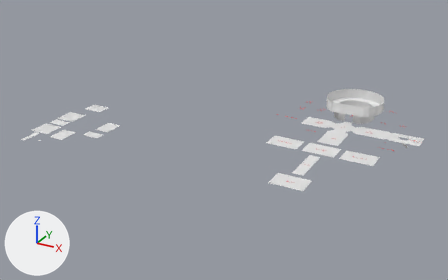
Two versions of the Blender file Assets/Models/ShaderCastle.blend, one commit apart.
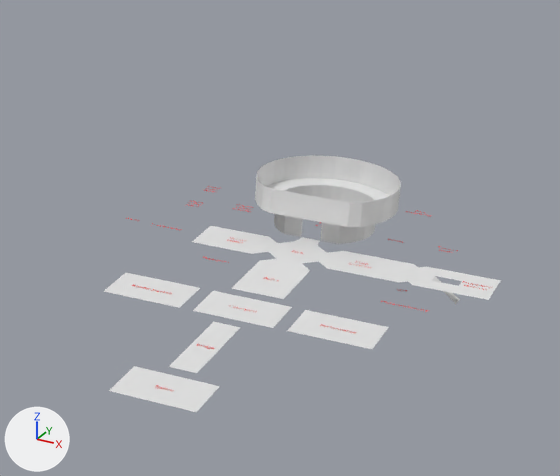
The first picture shows the older version from a camera (50 mm lens) standing at (66.9, -165.7, 92.4) and looking at (-38.8, 26.5, -3.8). The close-ups show the older and then the newer version on the part from 50% to 100% of the width and 10% to 77% of the height of that picture. Only the edits that show in the close-ups are written down. Every picture has the same lights, and +X, +Y and +Z are marked at lower left.

The first close-up shows 'Basics.001'.
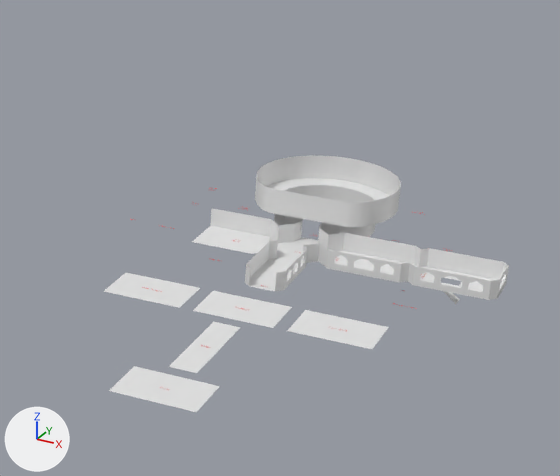
The change in detail:
me_plane_004 is used by ob_basics_001; location (0.0, 0.0, 0.0).
me_plane_004 had 188 vertices, 114 faces and spanned x -20.0..30.0, y -4.0..76.2, z -3.0..8.0.
me_plane_004 now has 338 vertices, 209 faces and spans x -20.0..31.0, y -4.0..76.2, z -3.0..8.0.
me_plane_004 part 1: 5 vertices moved from x -4.0..30.0, y 34.0..53.0, z 0.0 to x -2.0..31.0, y 47.0..55.0, z 0.0..3.0; 3 vertices removed from x -4.0..15.0, y 34.0..56.0, z 0.0; 153 vertices added at x -16.0..31.0, y 36.0..58.3, z 0.0..3.0.
me_plane_004 part 2: 109 kept faces spanning x -20.0..25.0, y -4.0..76.2, z -3.0..8.0 are now shaded smooth.

Changed parts and their boxes [x1, y1, x2, y2] in the close-ups (560 x 476 px):
'Basics.001', reshaped: before [104, 155, 501, 412]; after [104, 155, 509, 412]
part 1 of me_plane_004, built on: before [232, 251, 501, 300]; after [210, 208, 509, 300]
part 2 of me_plane_004, shading changed: [129, 211, 467, 394] in both
